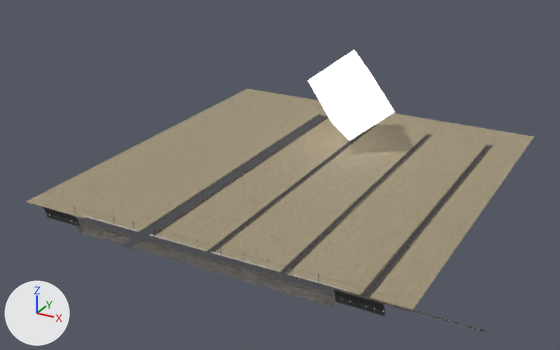
Two versions of the glTF model src/ts/gl/extraneous/assets/scene/extraneous.glb, one commit apart.
Before and after are seen from a camera (50 mm lens) standing at (216.0, -500.0, 211.0) and looking at (-10.0, -90.0, 6.0). Lighting does not change. The marker at lower left points along +X, +Y and +Z. Where no turn or scale is listed for an object, it has been applied to the vertices.

Names of what the first picture shows: 'Aslphalt', 'Aslphalt.001', 'Aslphalt.002', 'Grass.001', 'Grass.003', 'Grass.004', 'Ground', 'Thought', 'Tunnel'.
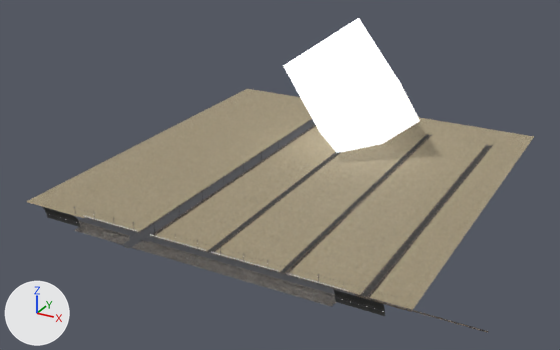
Location of each change, (x1, y1, x2, y2) in pixels of the pictures (560 x 350 px):
'Thought', moved, turned, rescaled: before (308, 50, 395, 141); after (283, 18, 420, 153)

What the commit changed:
Object 'Thought' (ob_thought) moves from (0.0, 1.4, 35.9) to (0.0, 2.7, 37.6).
Object 'Thought' (ob_thought) turns from (43, -34, 31) to (39, -32, 33) degrees about x, y and z.
Object 'Thought' (ob_thought) is rescaled from (40.0, 40.0, 40.0) to (63.4, 63.4, 63.4).
